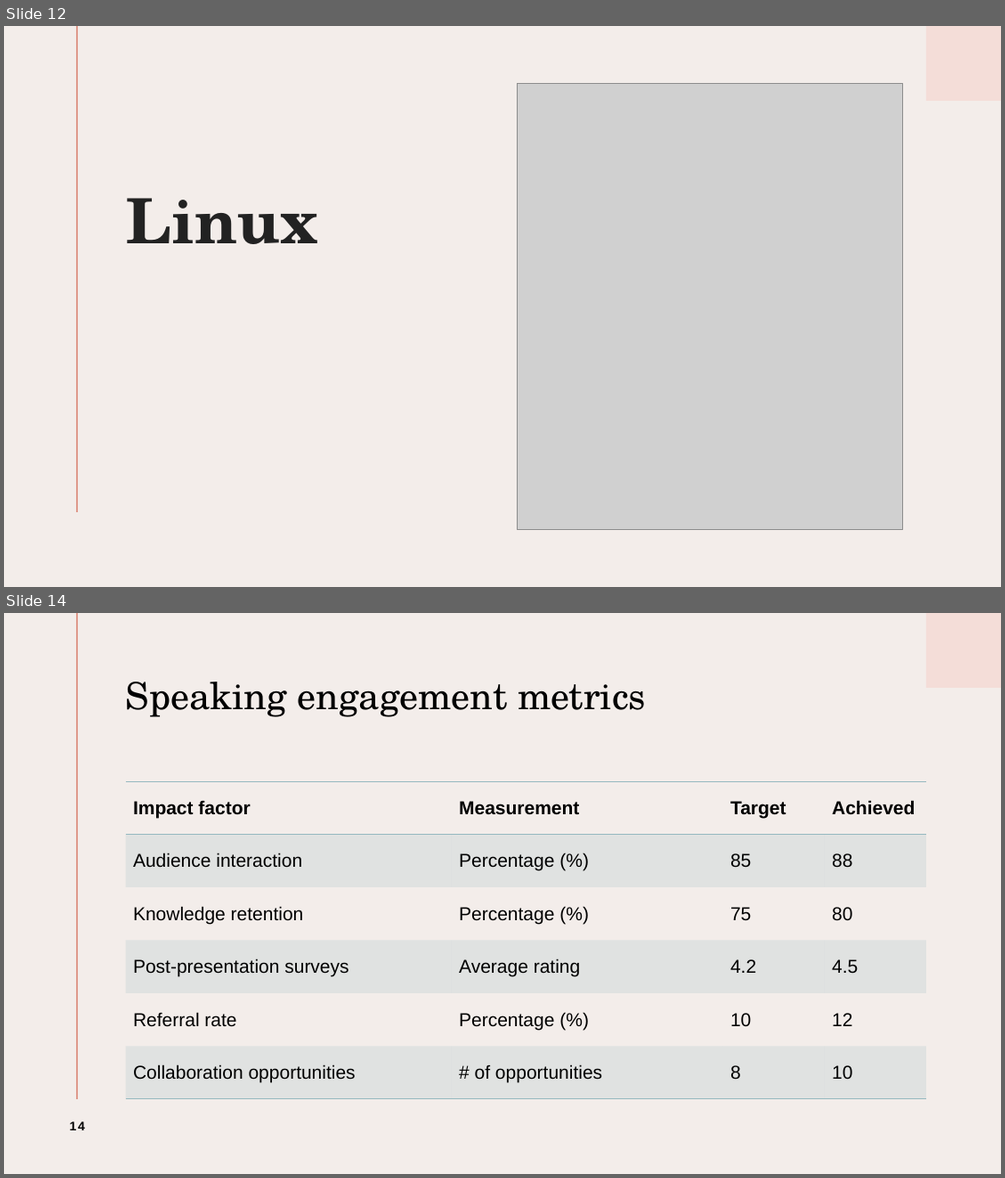
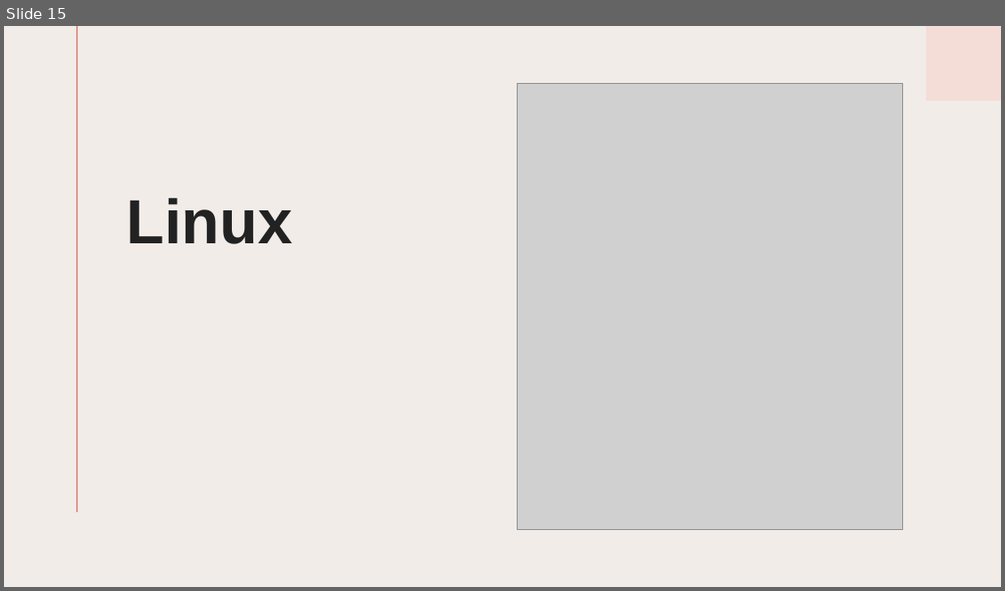
Before and after one commit to sub0101/muku, a slide deck: Presentation 3.pptx. Shown one above the other, each under a label of ours: slides 12 and 14 before the commit, slide 15 after it; the slides between them are not shown. The pictures are 1005x1178 and 1005x591 pixels, drawn with LibreOffice and Linux fonts; fonts in the diff are those of the drawing; grey boxes stand for pictures. Boxes give left, top, right and bottom in pixels: in the first picture for what was removed or moved away, otherwise in the second. Text is boxed around its words. In the diff, an @@ line names an element or a change of style, - is before the commit and + after.

```diff
--- a/Presentation 3.pptx
+++ b/Presentation 3.pptx
@@ slide 14 removed at bbox=[4, 613, 1001, 1174], background #F3EDEA; not listed: 2 template elements that a slide beside it also shows @@
@@ title removed at bbox=[126, 682, 646, 717] @@
-Speaking engagement metrics
@@ table removed at bbox=[126, 781, 927, 1099], 6 rows, 4 columns @@
-Impact factor | Measurement | Target | Achieved
-Audience interaction | Percentage (%) | 85 | 88
-Knowledge retention | Percentage (%) | 75 | 80
-Post-presentation surveys | Average rating | 4.2 | 4.5
-Referral rate | Percentage (%) | 10 | 12
-Collaboration opportunities | # of opportunities | 8 | 10
@@ page number removed at bbox=[70, 1121, 85, 1130] @@
-14
@@ what was slide 12 is now slide 15 @@
@@ slide 15 changed as well @@
@@ background #F3EDEA to #F2ECE9 @@
@@ title "Linux" at bbox=[127, 198, 292, 244]: font TeX Gyre Schola to Arial @@
```
Also in this commit, not shown: 10 other slides changed, 7 slides added, 3 other slides removed.
